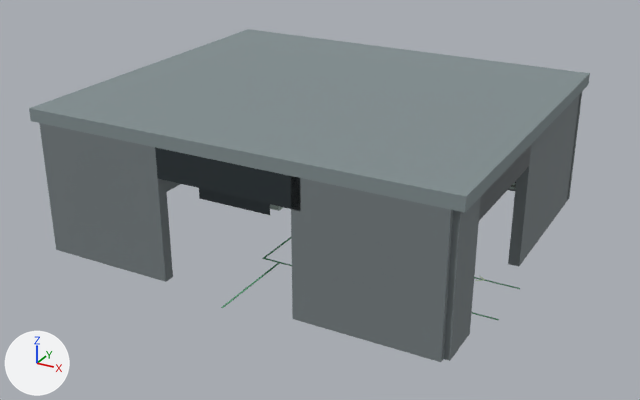
Before and after pictures for a commit that changed the Blender file public/assets/west-triage.blend.
Before and after are seen from a 50 mm lens placed at (-2.9, -22.4, 22.0), pointed at (-24.9, 17.5, 2.0). The lights are fixed; the arrows at lower left show +X, +Y and +Z. The first picture is the older version. The same objects are shown in both versions, whatever each file hides.

In view in the first picture: 'west-triage'.
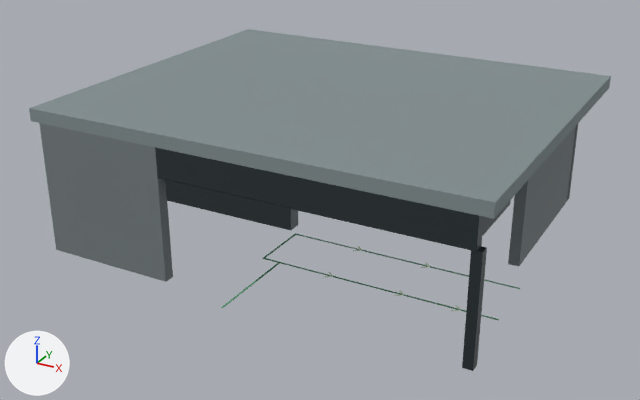
The newer file is also turned or shifted as a whole; pictures and numbers use the older file's frame.

Edits to the bpy script that builds the scene:
```text
Change me_cube_044:
    used by ob_west_triage; location = (-18.7, 11.0, 1.42)
    remove me_cube_044.from_pydata(...)  # 864 vertices, 648 faces; spans x -18.4..5.8, y -3.1..18.3, z -1.4..6.6
    add me_cube_044.from_pydata(...)  # 808 vertices, 606 faces; spans x -18.4..6.5, y -3.1..18.3, z -1.4..6.6
    me_cube_044 part 1: a new loose piece, a box spanning x 5.65..6.15, y -2.25..-1.75, z -1.41..4.28, in mat_wet_graphite_cerakote (dark grey #4d575b)
    me_cube_044 part 2: a new loose piece, a box spanning x -9.8..-2.8, y -2.34..-1.66, z 3.23..4.34, in mat_wet_graphite_cerakote (dark grey #4d575b)
    me_cube_044 part 3: a new loose piece, a box spanning x 4.36..5.04, y 0.95..5.05, z 3.33..4.23, in mat_wet_graphite_cerakote (dark grey #4d575b)
    me_cube_044 part 4: 11 loose pieces with 88 vertices, spanning x -8.3..4.7, y -2.3..6.2, z -1.4..5.9, are deleted
    me_cube_044 part 5
    17 vertices are removed from x -2.3..5.0, y -2.3..8.4, z -1.4..5.9
    62 faces are deleted
    4 vertices in x 5.3, y -2.3..18.3, z 5.9..6.6 move by (1.2, 0.0, 0.0)
    2 vertices move within x 4.4, y 8.3..8.4, z 1.4
    9 vertices are added at x 4.4..5.9, y -2.3..8.4, z 1.3..5.9
    24 new faces join them, mat_worn_evacuation_infill (pale green #c4d7ba)
    13 new faces join them, mat_evacuation_green_enamel (green #619979)
    14 new faces join them, mat_wet_graphite_cerakote (dark grey #4d575b)
    5 new faces join them, mat_brushed_titanium (grey #95a2a6)
    other edits to the shape of me_cube_044 do not show in these pictures
```

Location of each change, (x1, y1, x2, y2) in pixels of the pictures (640 x 400 px; the box of a moved part takes in the faces that stretch with it):
'west-triage', reshaped: before (29, 29, 590, 362); after (29, 29, 611, 371)
part 1 of me_cube_044, added: after (462, 246, 487, 371)
part 2 of me_cube_044, added: after (165, 179, 298, 230)
part 3 of me_cube_044, added: after (482, 200, 511, 236)
part 4 of me_cube_044, deleted: before (199, 176, 453, 362)
part 5 of me_cube_044, moved or reshaped: before (162, 73, 590, 361); after (162, 73, 611, 317)
